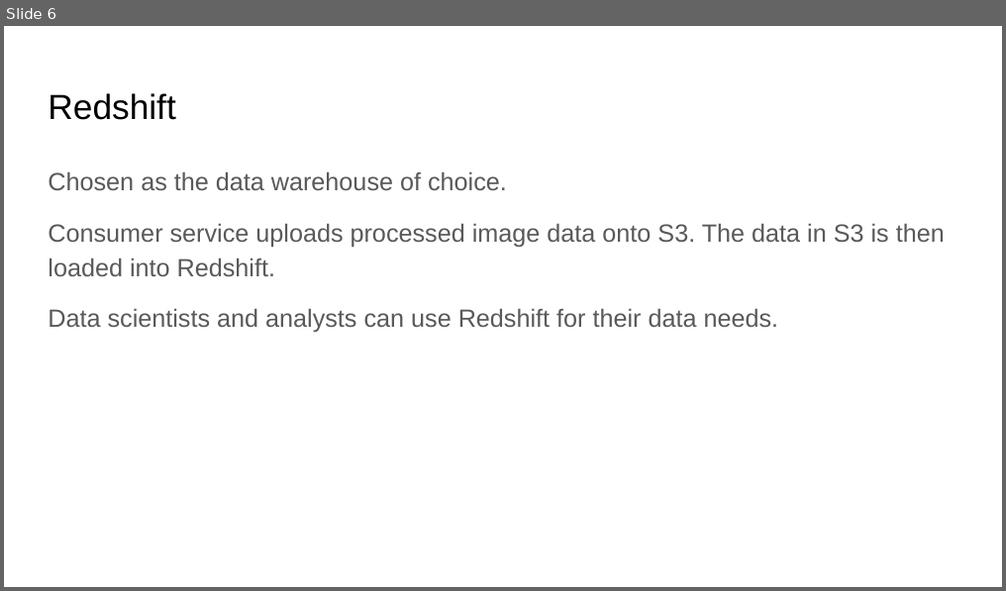
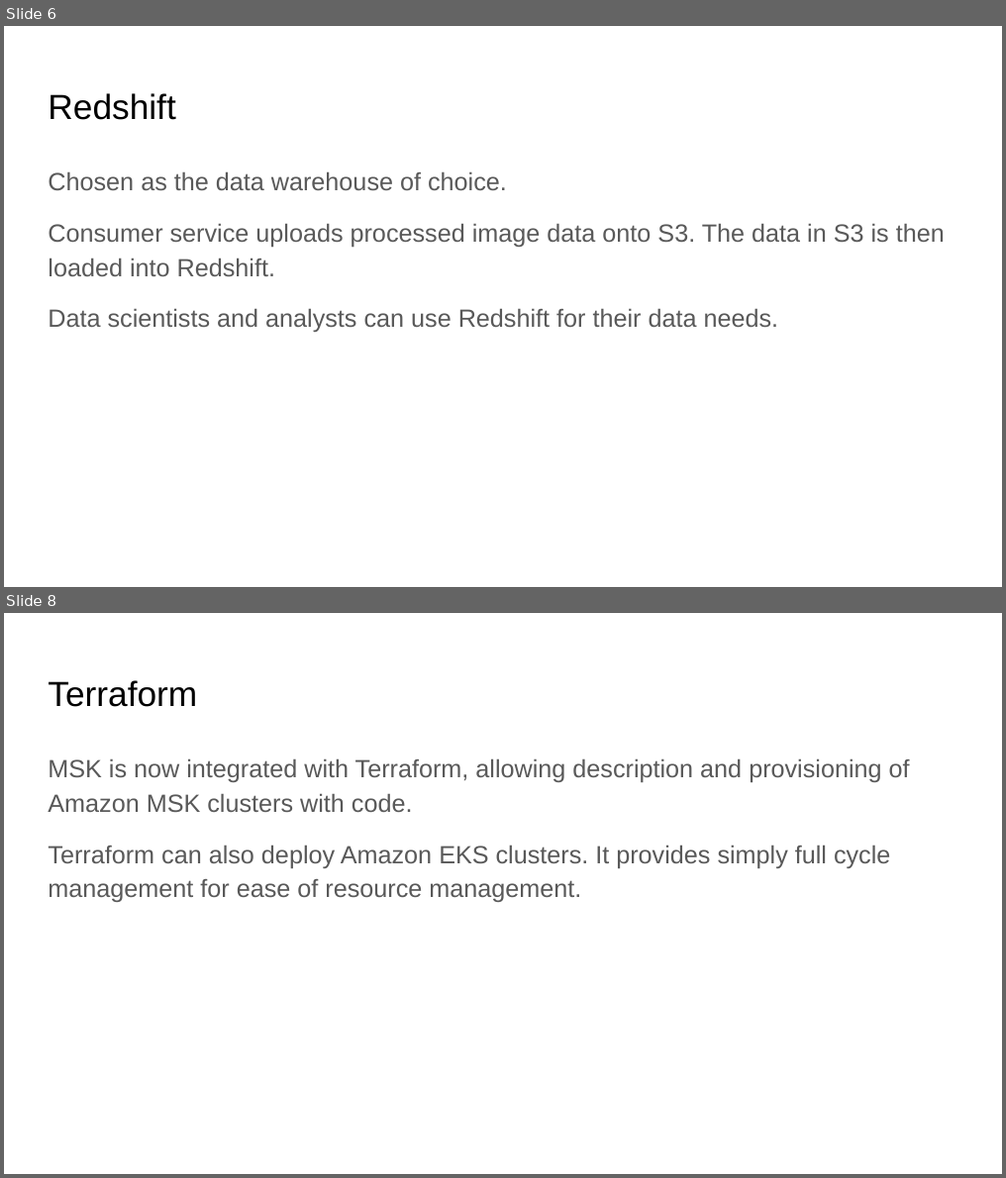
Before and after one commit to diminishin/govtech_de_assignment, a slide deck: govtech/section_3/Govtech Section 3.pptx. Shown one above the other, each under a label of ours: slide 6 before the commit, slides 6 and 8 after it; the slides between them are not shown. The pictures are 1006x591 and 1006x1178 pixels, drawn with LibreOffice and Linux fonts; fonts in the diff are those of the drawing. Boxes give left, top, right and bottom in pixels: in the first picture for what was removed or moved away, otherwise in the second. Text is boxed around its words. In the diff, an @@ line names an element or a change of style, - is before the commit and + after.

```diff
--- a/govtech/section_3/Govtech Section 3.pptx
+++ b/govtech/section_3/Govtech Section 3.pptx
@@ slide 8 added at bbox=[4, 613, 1002, 1174], background #FFFFFF @@
@@ title added at bbox=[48, 680, 197, 707], 25.2 pt, text #000000 @@
+Terraform
@@ text added at bbox=[48, 759, 910, 902], 18 pt, text #595959 @@
+MSK is now integrated with Terraform, allowing description and provisioning of Amazon MSK clusters with code.
+Terraform can also deploy Amazon EKS clusters. It provides simply full cycle management for ease of resource management.
```
Also in this commit, not shown: 4 slides changed, 1 slide removed, 1 other file.
